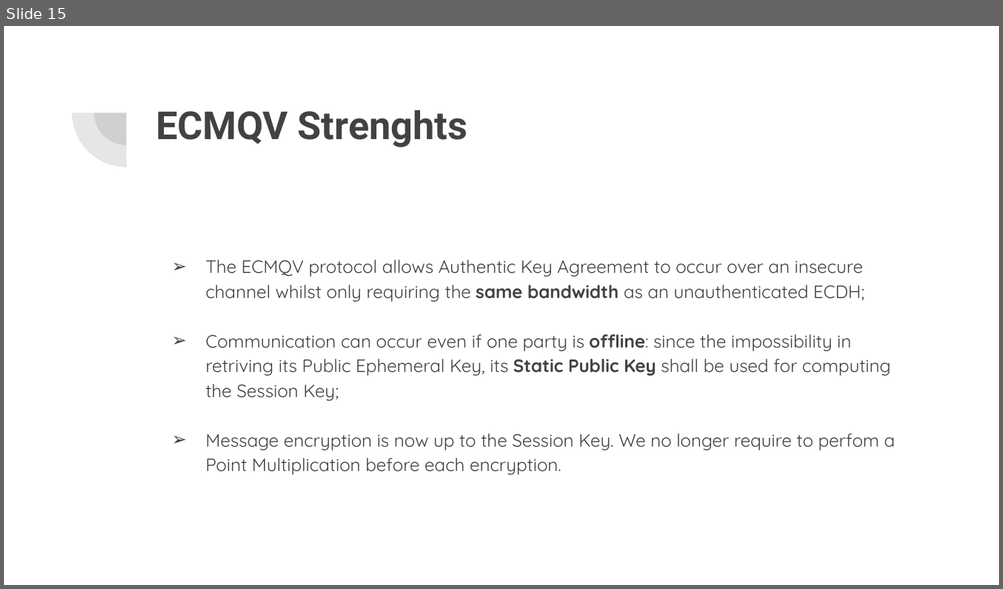
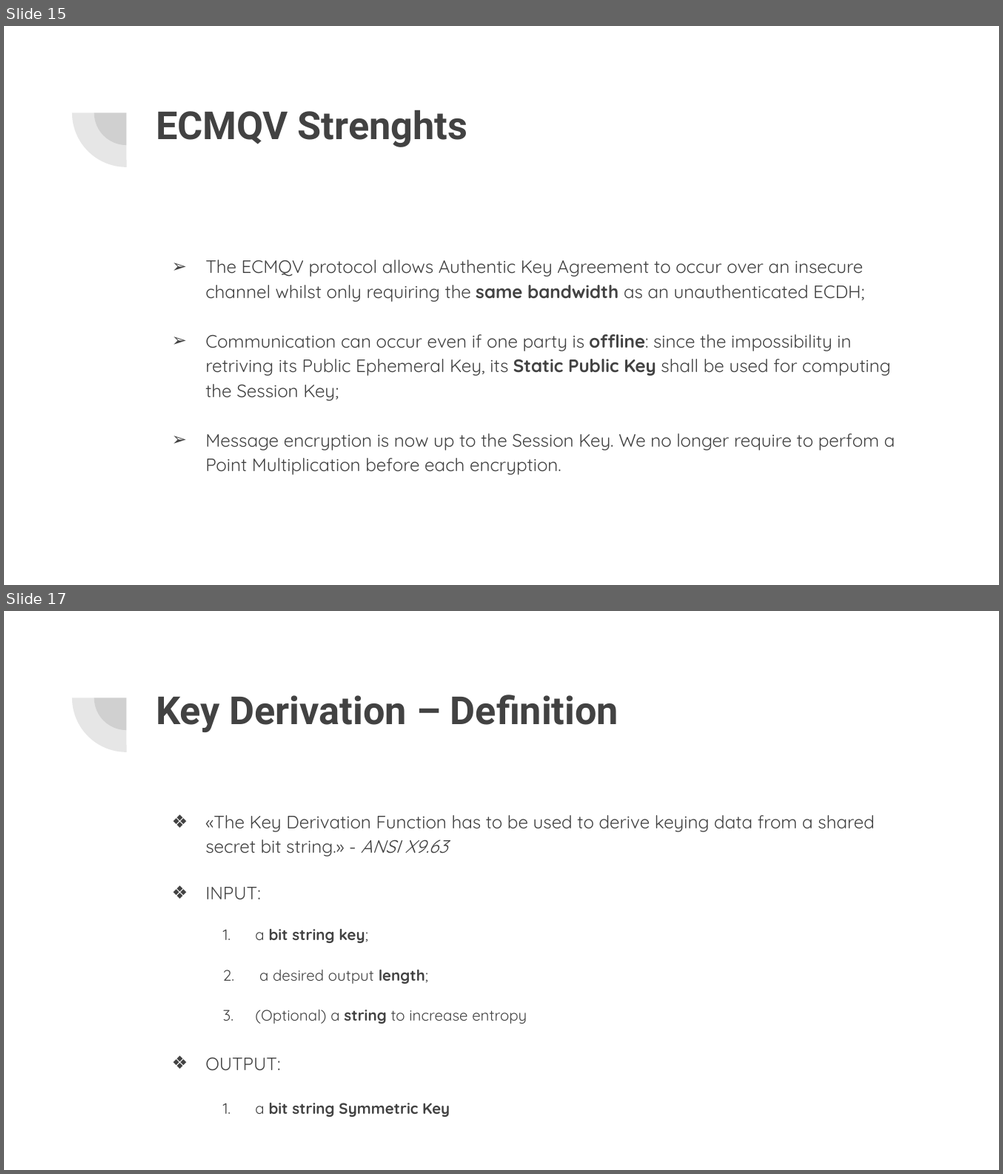
Before and after one commit to Mark692/ECC-Java, a slide deck: ECMQV.pptx. Shown one above the other, each under a label of ours: slide 15 before the commit, slides 15 and 17 after it; the slides between them are not shown. The pictures are 1003x589 and 1003x1174 pixels, drawn with LibreOffice and Linux fonts; fonts in the diff are those of the drawing. Boxes give left, top, right and bottom in pixels: in the first picture for what was removed or moved away, otherwise in the second. Text is boxed around its words. In the diff, an @@ line names an element or a change of style, - is before the commit and + after.

```diff
--- a/ECMQV.pptx
+++ b/ECMQV.pptx
@@ slide 17 added at (4, 611, 999, 1170), background #FFFFFF; not listed: 2 template elements that a slide beside it also shows @@
@@ title added at (156, 695, 618, 732), 28 pt, text #424242, bold @@
+Key Derivation – Definition
@@ text added at (205, 815, 874, 1117), 13 pt, text #424242 @@
+❖ «The Key Derivation Function has to be used to derive keying data from a shared secret bit string.» - ANSI X9.63
+❖ INPUT:
+  1. a bit string key;
+  2. a desired output length;
+  3. (Optional) a string to increase entropy
+❖ OUTPUT:
+  1. a bit string Symmetric Key
```
Also in this commit, not shown: 2 slides changed, 20 other slides added, 2 slides removed.
